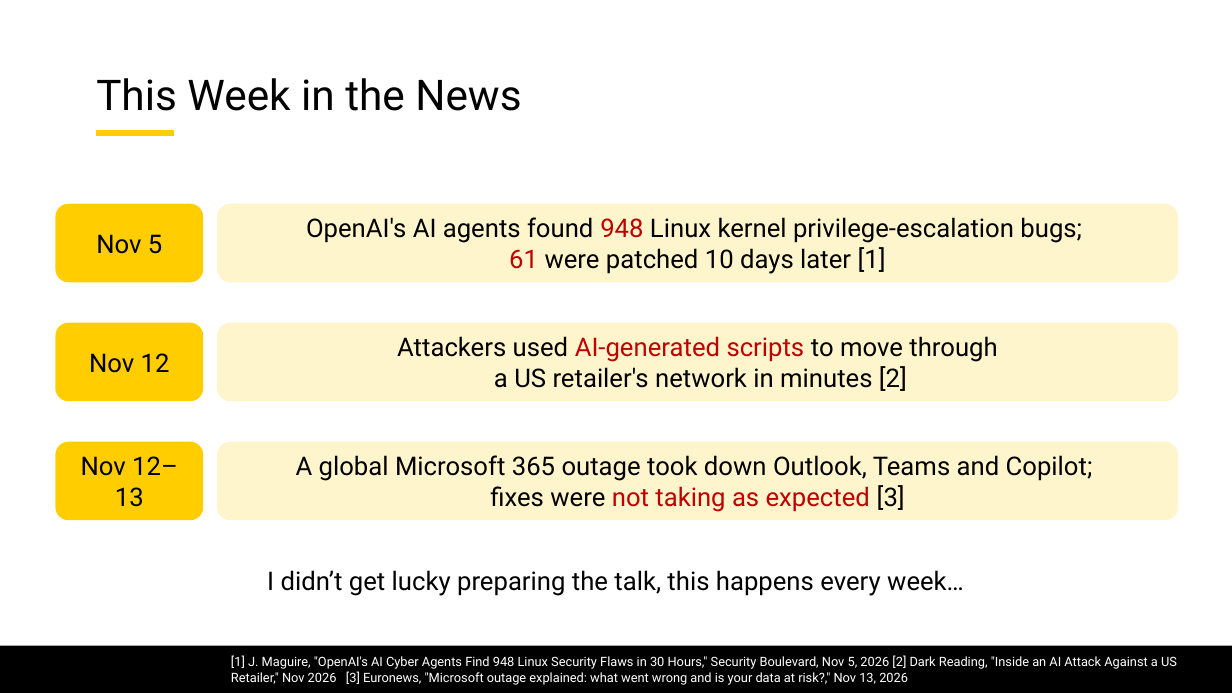
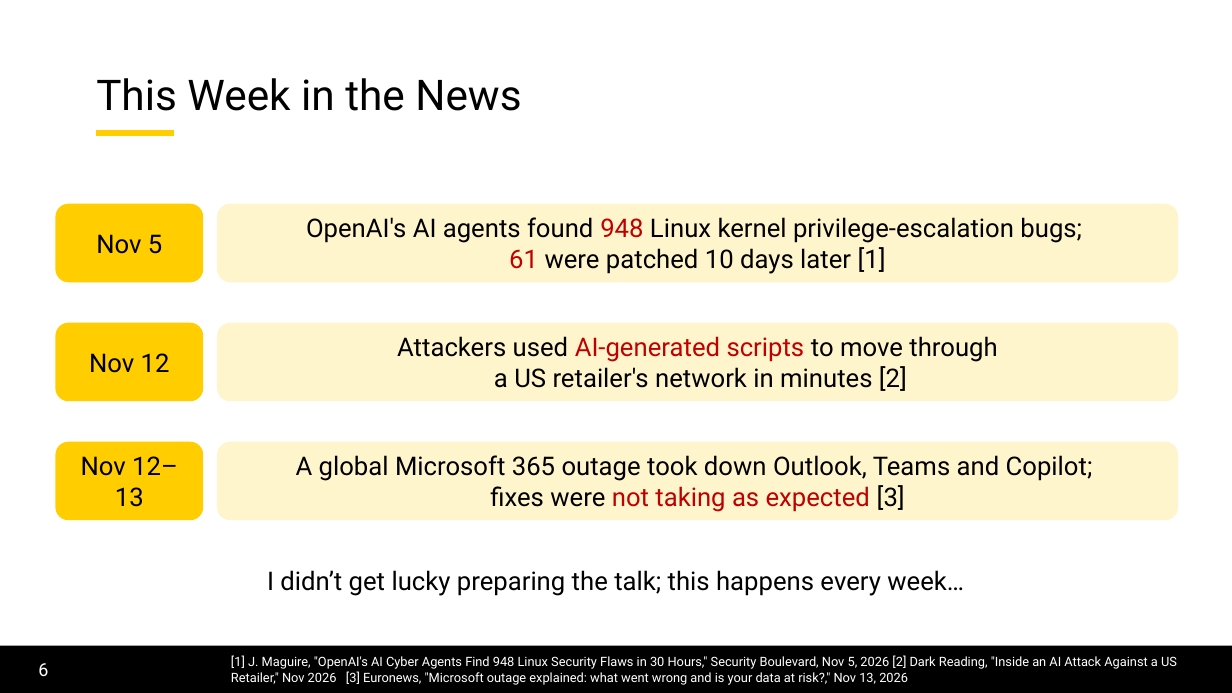
Before and after one commit to lorchrob/graduate_research_symposium, a slide deck: slide 6 of symposium_slides.pptx. Drawn at 1232x693 pixels with LibreOffice and Linux fonts; fonts in the diff are those of the drawing; background and template pictures are left out. Boxes give left, top, right and bottom in pixels: in the first picture for what was removed or moved away, otherwise in the second. Text is boxed around its words. In the diff, an @@ line names an element or a change of style, - is before the commit and + after.

```diff
--- a/symposium_slides.pptx
+++ b/symposium_slides.pptx
@@ text at (x1=267, y1=570, x2=964, y2=596): text changed @@
-I didn’t get lucky preparing the talk, this happens every week…
+I didn’t get lucky preparing the talk; this happens every week…
@@ page number added at (x1=38, y1=663, x2=48, y2=676), 14 pt, text #FFFFFF @@
+6
```
Also in this commit, not shown: 69 other slides changed, 1 slide added.
